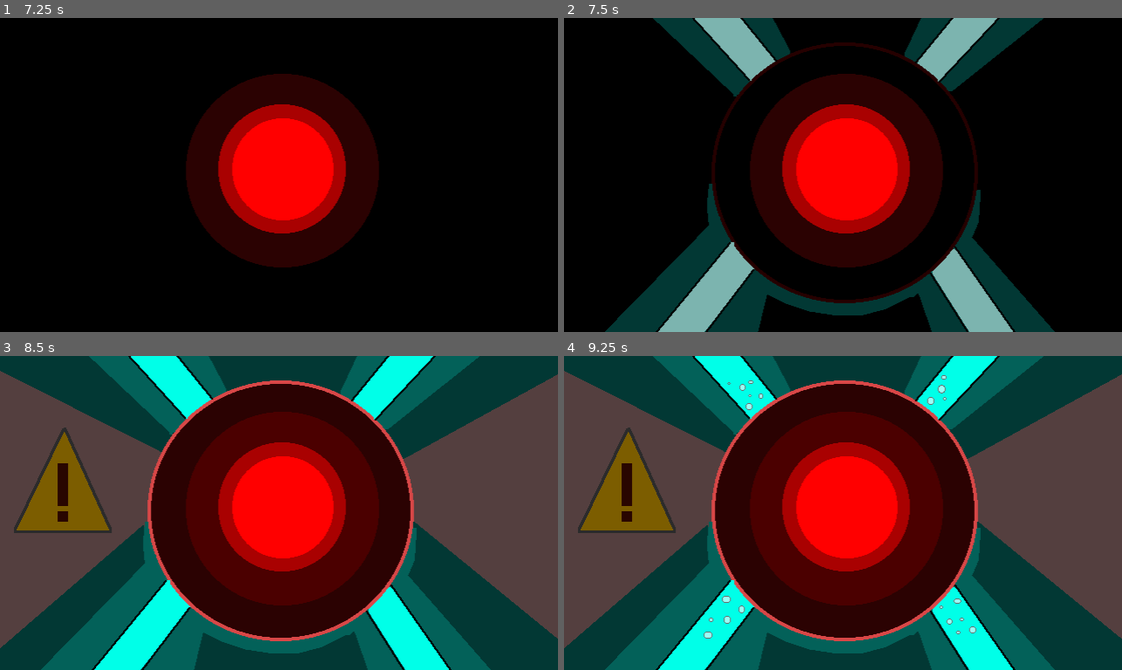
Above: before the commit, frames 1-4 (two rows, left to right).
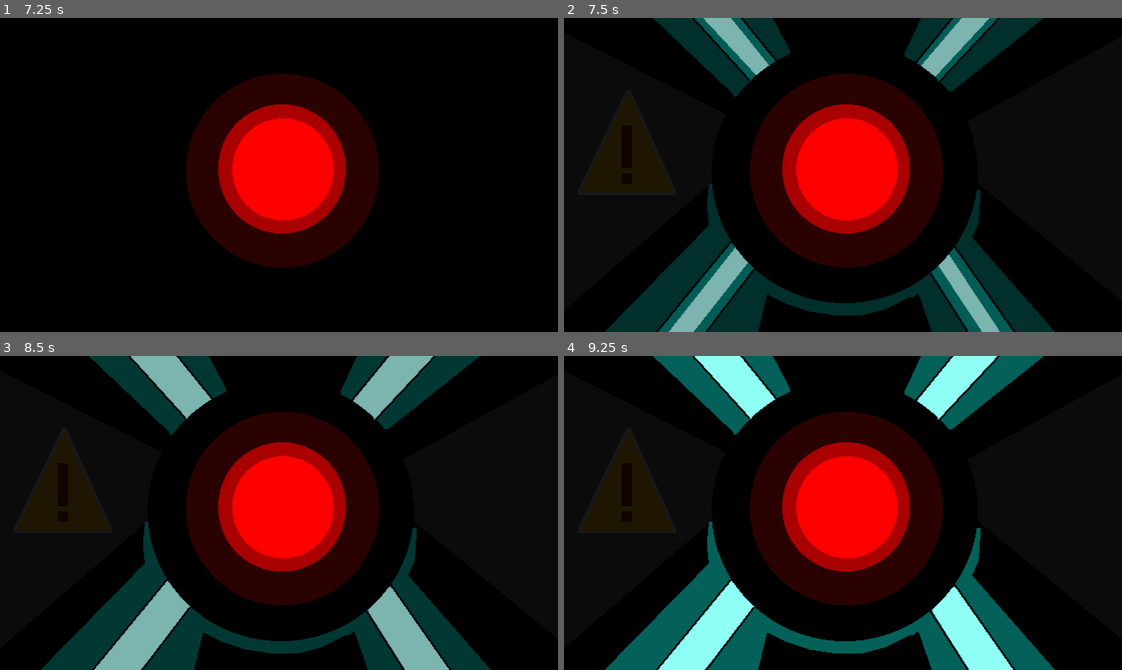
Above: after the commit, the same moments.

Repository: ifoudil/Chromatic-Requiem
Game: Godot game, scene res://Scenes/intro.tscn
Two runs of this game, one before a commit and one after it. Both use one fixed random seed, a clock stepped at 60 frames per second and the inputs below. This scene is started directly instead of the project's main scene.
Inputs:
- Up to frame 1 (7.25 s): tap Enter (ui_accept) at 0.5, 1.25, 2.75, 3.5, 4.25, 5 s; hold Right (move_right) 0.53-2.03 s; tap Z (atk) every 1.5 s from 0.6 to 6.6 s; tap Space (jump) at 0.77, 1.52, 3.02, 3.77, 4.52, 6.02, 6.77 s; tap N (switch_idle) every 1.5 s from 1.35 to 5.85 s; hold Left (move_left) 2.03-2.78 s; hold Right (move_right) 2.78-4.28 s; hold Left (move_left) 4.28-5.03 s; hold Right (move_right) 5.03-5.78 s; hold Left (move_left) from 5.78 s (still down)
- Up to frame 2 (7.5 s): release Left (move_left) at 7.28 s; hold Right (move_right) from 7.28 s (still down); tap N (switch_idle) at 7.35 s
- Up to frame 3 (8.5 s): keep holding Right (move_right); tap Space (jump) at 7.52 s; tap Z (atk) at 8.1 s
- Up to frame 4 (9.25 s): keep holding Right (move_right); tap N (switch_idle) at 8.85 s; tap Space (jump) at 9.02 s

Frame 1 is identical in both runs. In frame 2, 7.0% of the frame differs, in the area x 2-81%, y 0-100%; in frame 3, 91%, in the area x 0-100%, y 0-100%; in frame 4, 80%.

Commit message:
change intro

Diff:
--- a/Scenes/intro.tscn
+++ b/Scenes/intro.tscn
@@ -128,8 +128,8 @@
 position = Vector2(320.5, 180)
 scale = Vector2(1.00156, 1)
 sprite_frames = SubResource("SpriteFrames_b226h")
-animation = &"redalarm"
-frame_progress = 0.211363
+animation = &"red"
+frame_progress = 0.0401875
 
 [node name="AudioStreamPlayer2D2" type="AudioStreamPlayer2D" parent="."]
 position = Vector2(641.501, 360)
Binary file changed: Assets/intro10.png
Binary file changed: Assets/intro11.png
Binary file changed: Assets/intro12.png
Binary file changed: Assets/intro13.png
Binary file changed: Assets/intro14.png
Binary file changed: Assets/intro15.png
Binary file added: Assets/intro16.png
Binary file added: Assets/intro17.png
Binary file changed: Assets/intro7.png
Binary file changed: Assets/intro8.png
Binary file changed: Assets/intro9.png
